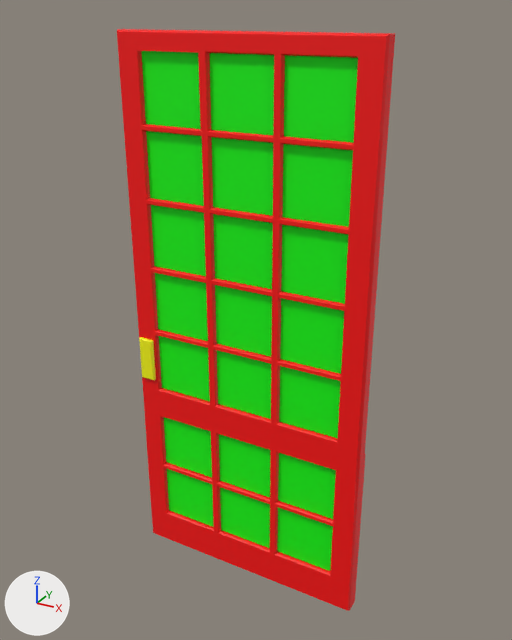
The glTF model assets/doors/doorway_door_5.glb as it was, and as the next commit left it.
The view is the same before and after, from a 50 mm lens placed at (1.12, 2.03, 2.1), pointed at (0.02, 4.04, 1.09). Lighting does not change. The marker at lower left points along +X, +Y and +Z. Where no turn or scale is listed for an object, it has been applied to the vertices. Vertices at the same position are counted once.

Objects in the first picture: 'doorway_door_5'.
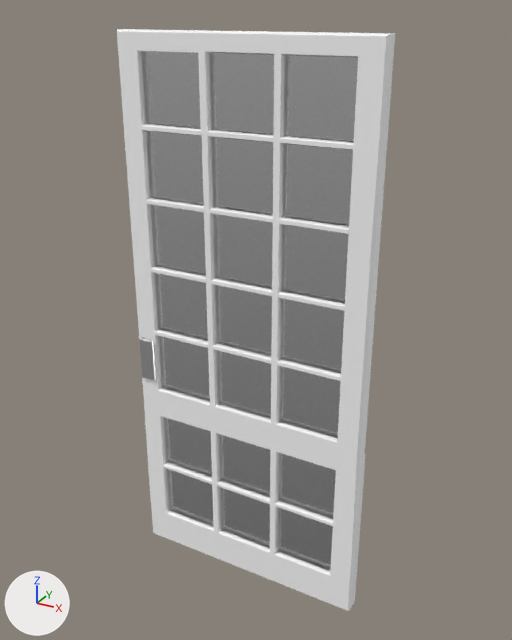
Diff of the bpy script that builds the scene:
```diff
--- a/assets/doors/doorway_door_5.glb.py
+++ b/assets/doors/doorway_door_5.glb.py
@@ mat_glass_material @@
+mat_glass_material = principled_material('Glass_Material')
+mat_glass_material.base_color = (0.8, 0.8, 0.8)  # white #e7e7e7
+mat_glass_material.roughness = 0.1
+mat_glass_material.ior = 1.45
+mat_glass_material.transmission_weight = 1.0
@@ mat_metal_material @@
+mat_metal_material = principled_material('Metal_Material')
+mat_metal_material.base_color = (0.8, 0.8, 0.8)  # white #e7e7e7
+mat_metal_material.metallic = 1.0
+mat_metal_material.roughness = 0.3
@@ mat_frame_material @@
+mat_frame_material = principled_material('Frame_Material')
+mat_frame_material.base_color = (1.0, 1.0, 1.0)  # white #ffffff
@@ me_mesh_013 @@
 me_mesh_013.from_pydata(...)  # 532 vertices, 1131 faces; spans x -0.46..0.46, y 3.96..4.05, z 0.0..2.03
 # used by ob_doorway_door_5; location = (0.0, 0.0, 0.0)
+# me_mesh_013 part 1: all 1075 faces that had it switch from mat_doorway_primary_mat (red #ff0000) to mat_frame_material (white #ffffff)
+# me_mesh_013 part 2: all 12 faces that had it switch from mat_doorway_tertiary_mat (green #00ff00) to mat_glass_material (white #e7e7e7)
+# me_mesh_013 part 3: all 44 faces that had it switch from mat_doorway_secondary_mat (yellow #ffff00) to mat_metal_material (white #e7e7e7)
```

Pixel boxes [x1, y1, x2, y2] of what changed, in the pictures (512 x 640 px):
part 1 of me_mesh_013, recoloured (red to white): [117, 29, 395, 611] in both
part 2 of me_mesh_013, recoloured (green to white): [141, 51, 358, 571] in both
part 3 of me_mesh_013, recoloured (yellow to white): [139, 337, 156, 380] in both
